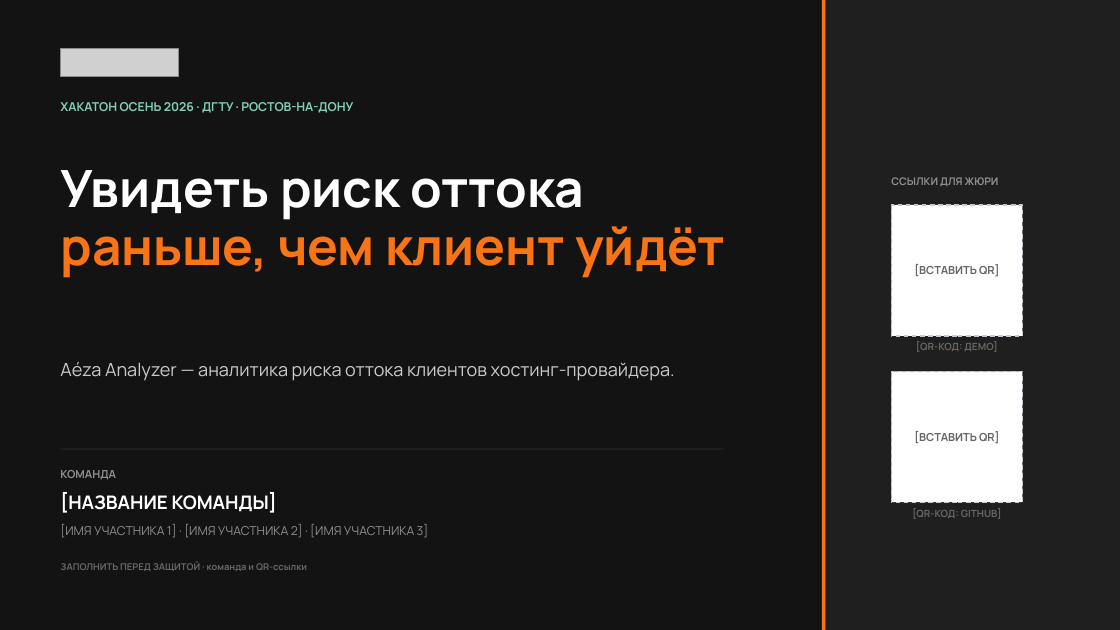
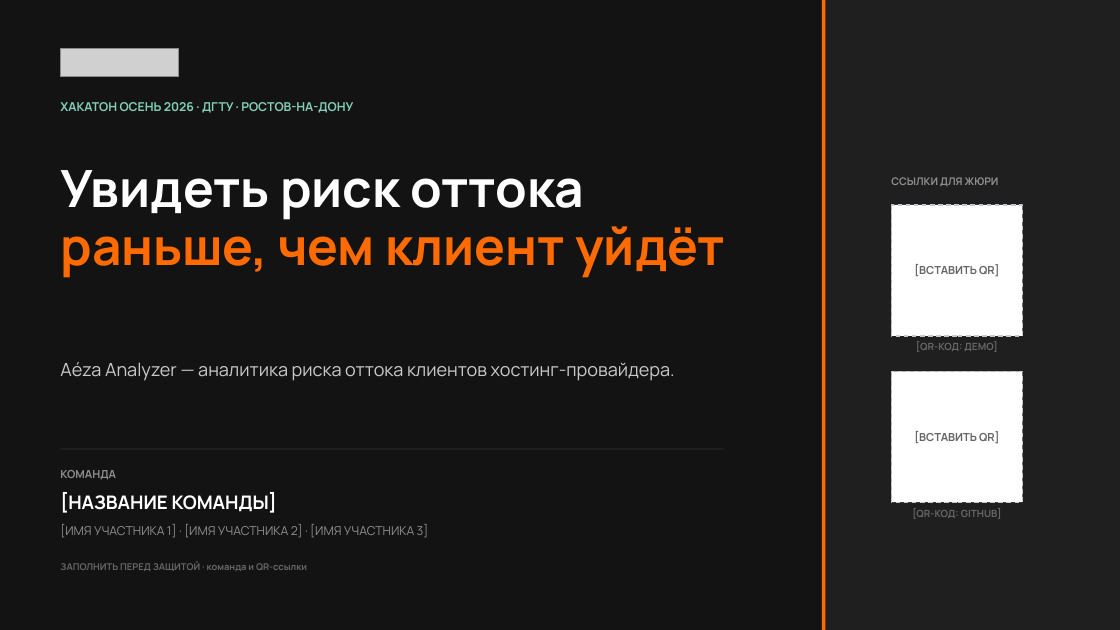
Before and after one commit to Pixelminds-hub/aeza-analizer, a slide deck: slide 1 of aeza_hackathon_osen_2026.pptx. Drawn at 1120x630 pixels with LibreOffice and Linux fonts; fonts in the diff are those of the drawing; grey boxes stand for pictures. Boxes give left, top, right and bottom in pixels: in the first picture for what was removed or moved away, otherwise in the second. Text is boxed around its words. In the diff, an @@ line names an element or a change of style, - is before the commit and + after.

```diff
--- a/aeza_hackathon_osen_2026.pptx
+++ b/aeza_hackathon_osen_2026.pptx
@@ rectangle at box(822, 0, 825, 630): fill #F97415 to #FF6B00 @@
@@ text "раньше, чем клиент уйдёт" at box(60, 218, 725, 278): text colour #F97415 to #FF6B00 @@
```
Also in this commit, not shown: 9 other slides changed, 16 other files.
